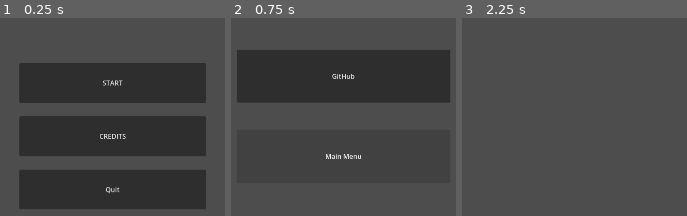
Above: before the commit, frames 1-3 (left to right).
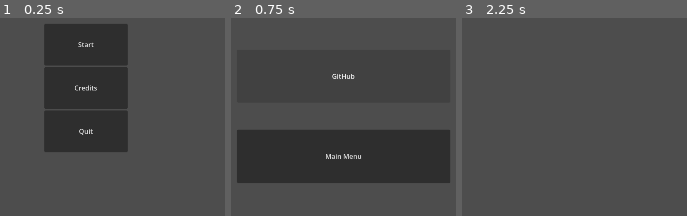
Above: after the commit, the same moments.

Repository: ciaba17/td-jam
Game: Godot game, scene res://scenes/main_menu.tscn
The game is run twice, just before and just after one commit, with the same random seed, the same clock (stepped at 60 frames per second) and the same inputs. After the commit the project has no main scene; this scene is started directly in both runs.
Inputs:
- Up to frame 1 (0.25 s): no input
- Up to frame 2 (0.75 s): click "CREDITS" (after the commit: "Credits") at 0.5 s
- Up to frame 3 (2.25 s): click "Main Menu" at 1.25 s; click "START" (after the commit: "Start") at 2 s

The runs differ from the first frame. In frame 1, 46% of the frame differs, in the area x 8-92%, y 3-97%; in frame 2, less than 0.1%; in frame 3, nothing differs.

Commit message:
centered main menu buttons

Diff:
--- a/project.godot
+++ b/project.godot
@@ -15,8 +15,7 @@
 [application]
 
 config/name="td-jam"
-run/main_scene="uid://qjwwdyq3rff1"
-config/features=PackedStringArray("4.6", "GL Compatibility")
+config/features=PackedStringArray("4.5", "GL Compatibility")
 config/icon="res://assets/icon.svg"
 
 [display]
--- a/scenes/main_menu.tscn
+++ b/scenes/main_menu.tscn
@@ -1,46 +1,38 @@
-[gd_scene format=3 uid="uid://qjwwdyq3rff1"]
+[gd_scene load_steps=2 format=3 uid="uid://qjwwdyq3rff1"]
 
-[ext_resource type="Script" uid="uid://8kffvmqmcivi" path="res://scripts/main_menu.gd" id="1_l6cm7"]
+[ext_resource type="Script" uid="uid://ba0uo3lfyahlg" path="res://scripts/main_menu.gd" id="1_l6cm7"]
 
-[node name="MainMenu" type="Control" unique_id=873901060]
-layout_mode = 3
+[node name="main_menu" type="CanvasLayer"]
+script = ExtResource("1_l6cm7")
+
+[node name="CenterContainer" type="CenterContainer" parent="."]
 anchors_preset = 15
 anchor_right = 1.0
 anchor_bottom = 1.0
 grow_horizontal = 2
 grow_vertical = 2
-script = ExtResource("1_l6cm7")
+size_flags_horizontal = 4
+size_flags_vertical = 4
 
-[node name="button_manager" type="Control" parent="." unique_id=1796850591]
-anchors_preset = 0
-offset_right = 40.0
-offset_bottom = 40.0
+[node name="VBoxContainer" type="VBoxContainer" parent="CenterContainer"]
+layout_mode = 2
+alignment = 1
 
-[node name="Start" type="Button" parent="button_manager" unique_id=1022514781]
-layout_mode = 0
-offset_left = 800.0
-offset_top = 480.0
-offset_right = 1248.0
-offset_bottom = 576.0
-text = "START"
+[node name="Start" type="Button" parent="CenterContainer/VBoxContainer"]
+custom_minimum_size = Vector2(200, 100)
+layout_mode = 2
+text = "Start"
 
-[node name="Credits" type="Button" parent="button_manager" unique_id=482764518]
-layout_mode = 0
-offset_left = 800.0
-offset_top = 608.0
-offset_right = 1248.0
-offset_bottom = 704.0
-text = "CREDITS"
+[node name="Credits" type="Button" parent="CenterContainer/VBoxContainer"]
+custom_minimum_size = Vector2(200, 100)
+layout_mode = 2
+text = "Credits"
 
-[node name="Quit" type="Button" parent="button_manager" unique_id=1074012472]
-layout_mode = 0
-offset_left = 800.0
-offset_top = 736.0
-offset_right = 1248.0
-offset_bottom = 831.0
-text = "Quit
-"
+[node name="Quit" type="Button" parent="CenterContainer/VBoxContainer"]
+custom_minimum_size = Vector2(200, 100)
+layout_mode = 2
+text = "Quit"
 
-[connection signal="pressed" from="button_manager/Start" to="." method="_on_start_pressed"]
-[connection signal="pressed" from="button_manager/Credits" to="." method="_on_credits_pressed"]
-[connection signal="pressed" from="button_manager/Quit" to="." method="_on_quit_pressed"]
+[connection signal="pressed" from="CenterContainer/VBoxContainer/Start" to="." method="_on_start_pressed"]
+[connection signal="pressed" from="CenterContainer/VBoxContainer/Credits" to="." method="_on_credits_pressed"]
+[connection signal="pressed" from="CenterContainer/VBoxContainer/Quit" to="." method="_on_quit_pressed"]
--- a/scripts/main_menu.gd
+++ b/scripts/main_menu.gd
@@ -1,13 +1,4 @@
-extends Node
-
-# Called when the node enters the scene tree for the first time.
-func _ready() -> void:
-	pass # Replace with function body.
-
-
-# Called every frame. 'delta' is the elapsed time since the previous frame.
-func _process(delta: float) -> void:
-	pass
+extends CanvasLayer
 
 
 func _on_start_pressed() -> void:
Not shown, changed: scripts/main_menu.gd.uid
